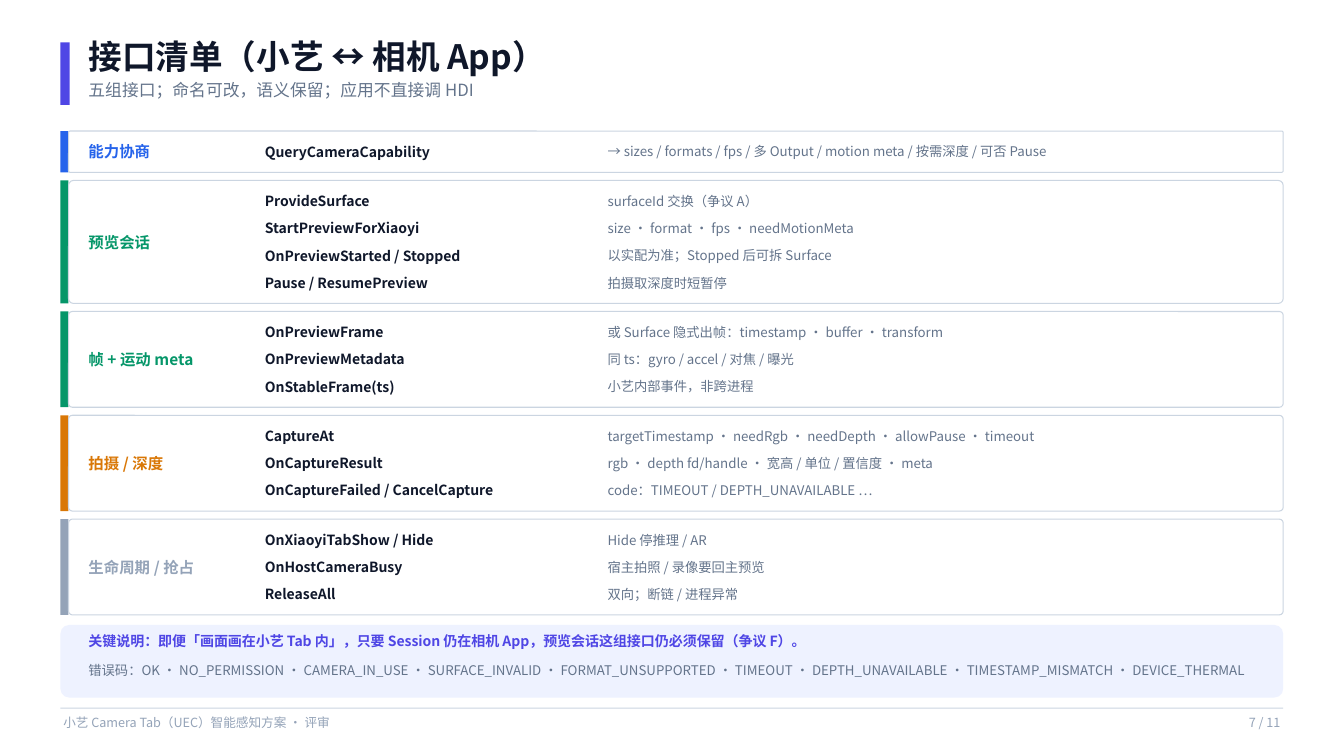
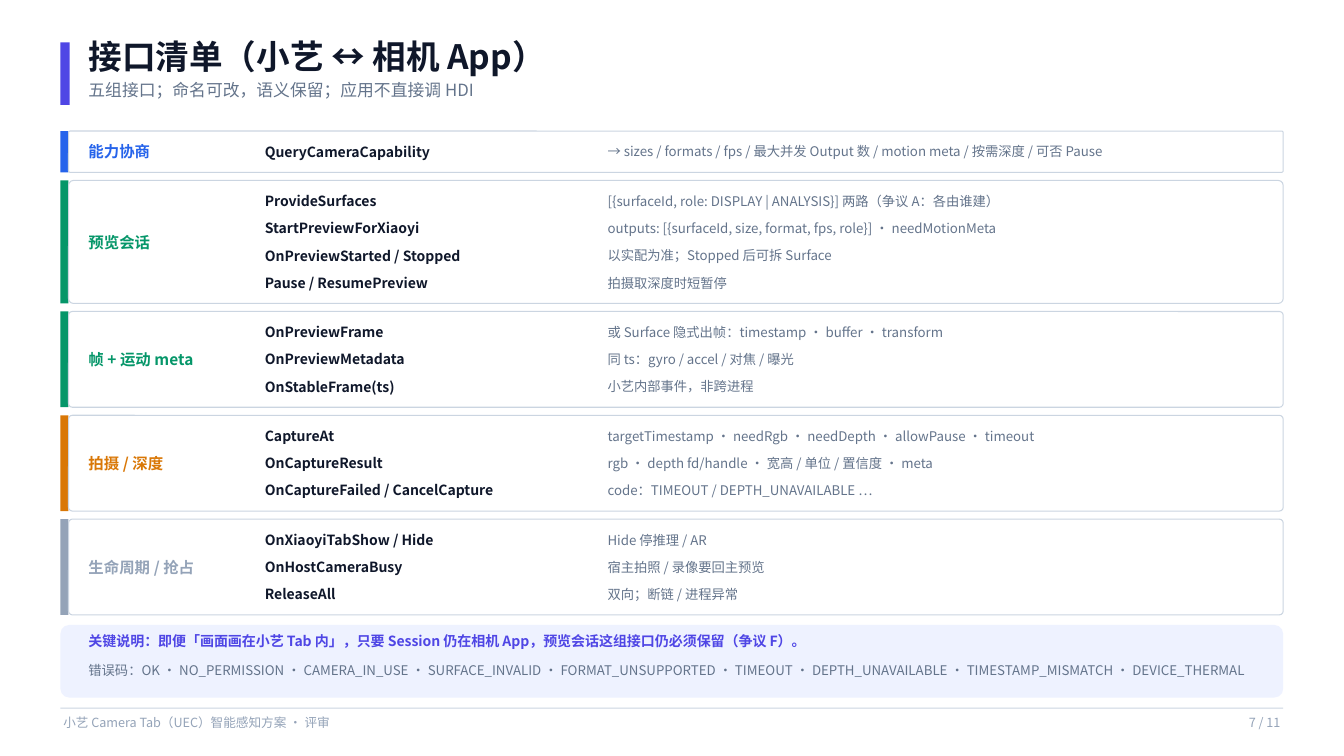
Before and after one commit to Lizzy67/leetcode, a slide deck: slide 7 of artifacts/小艺CameraTab_UEC感知方案_评审.pptx. Drawn at 1344x756 pixels with LibreOffice and Linux fonts; fonts in the diff are those of the drawing. Boxes give left, top, right and bottom in pixels: in the first picture for what was removed or moved away, otherwise in the second. Text is boxed around its words. In the diff, an @@ line names an element or a change of style, - is before the commit and + after.

```diff
--- a/artifacts/小艺CameraTab_UEC感知方案_评审.pptx
+++ b/artifacts/小艺CameraTab_UEC感知方案_评审.pptx
@@ text at <box>624,145,1103,159</box>: text changed @@
-→ sizes / formats / fps / 多 Output / motion meta / 按需深度 / 可否 Pause
+→ sizes / formats / fps / 最大并发 Output 数 / motion meta / 按需深度 / 可否 Pause
@@ text at <box>265,194,377,206</box>: text changed @@
-ProvideSurface
+ProvideSurfaces
@@ text at <box>608,195,1000,208</box>: text changed @@
-surfaceId 交换（争议 A）
+[{surfaceId, role: DISPLAY | ANALYSIS}] 两路（争议 A：各由谁建）
@@ text at <box>608,222,997,236</box>: text changed @@
-size · format · fps · needMotionMeta
+outputs: [{surfaceId, size, format, fps, role}] · needMotionMeta
```
Also in this commit, not shown: 6 other slides changed, 3 other files.
